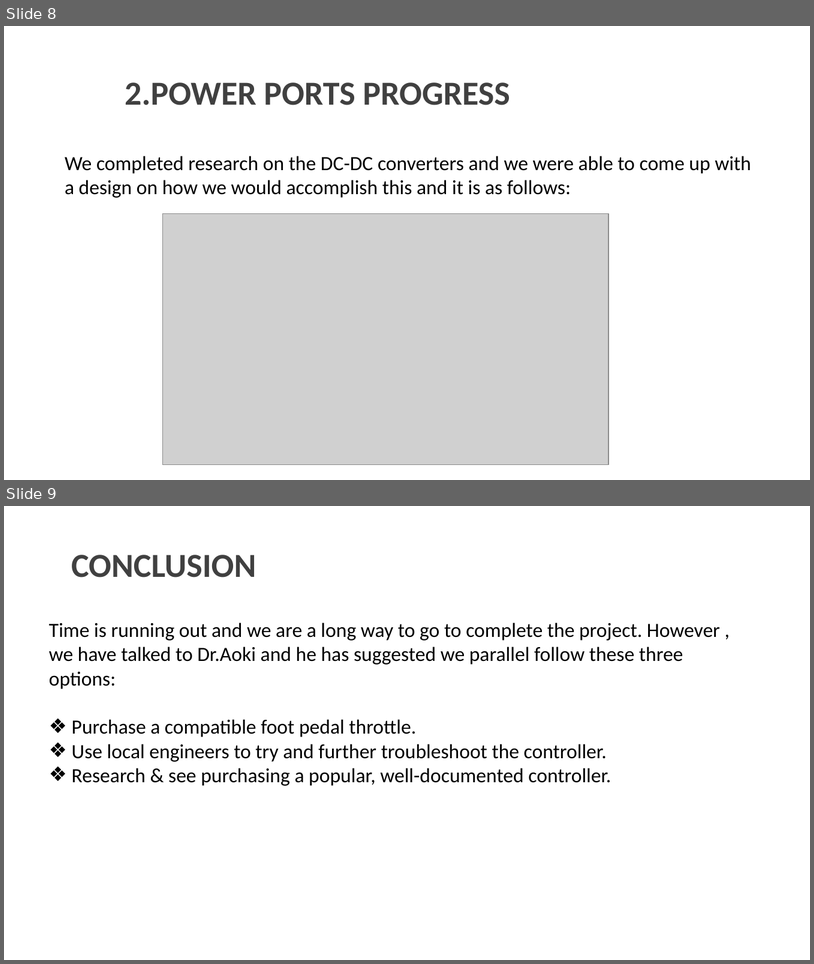
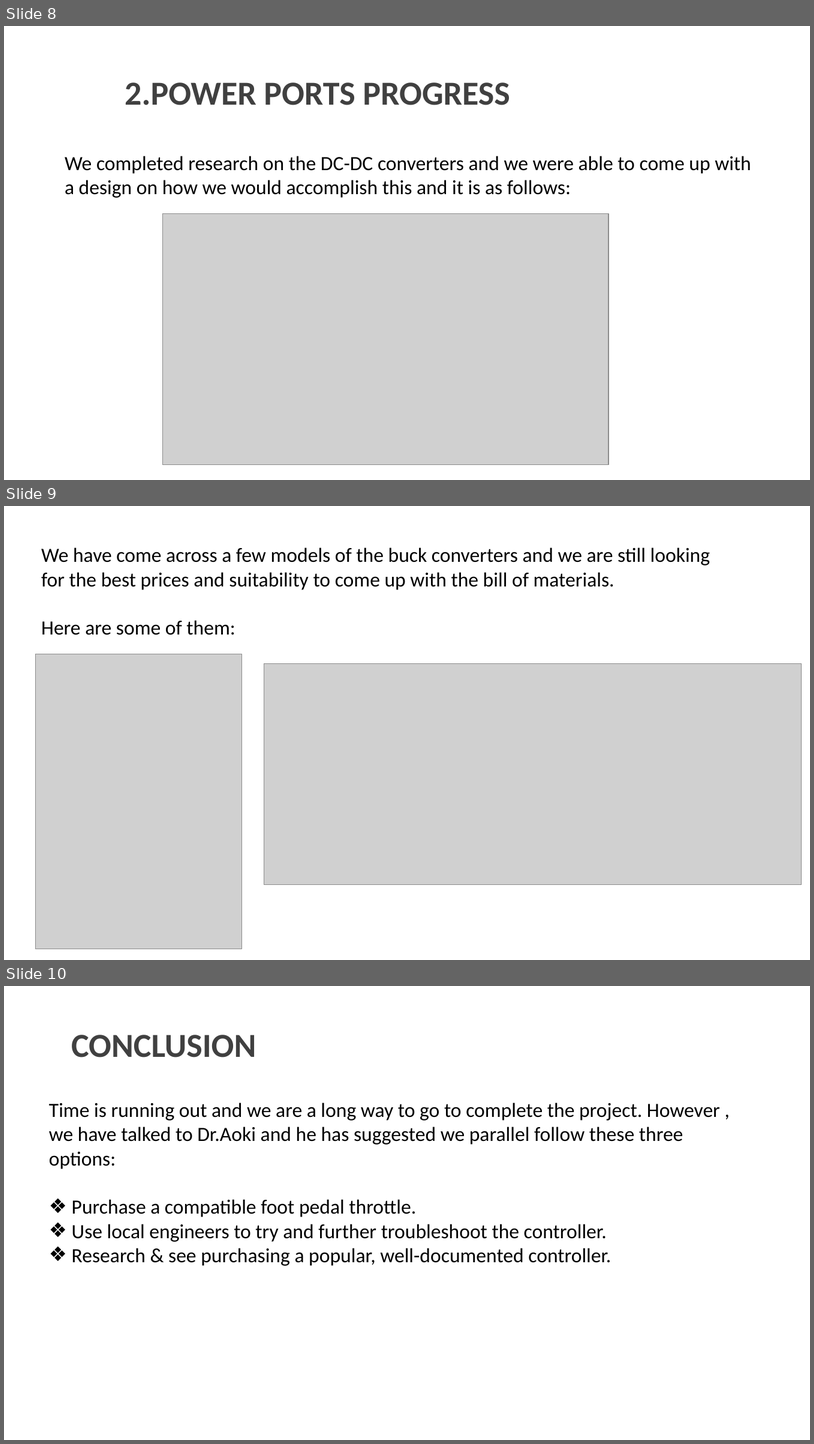
Before and after one commit to Eunice-Orenge/internship2023, a slide deck: electrical/Week 4 Jibebe presentation.pptx. Shown one above the other, each under a label of ours: slides 8 and 9 before the commit, slides 8, 9 and 10 after it. The pictures are 814x964 and 814x1444 pixels, drawn with LibreOffice and Linux fonts; fonts in the diff are those of the drawing; grey boxes stand for pictures; background and template pictures are left out. Boxes give left, top, right and bottom in pixels: in the first picture for what was removed or moved away, otherwise in the second. Text is boxed around its words. In the diff, an @@ line names an element or a change of style, - is before the commit and + after.

Commit message:
Newer version of progress report

```diff
--- a/electrical/Week 4 Jibebe presentation.pptx
+++ b/electrical/Week 4 Jibebe presentation.pptx
@@ slide 9 added at (4, 506, 810, 960), background picture (left out) @@
@@ text added at (41, 547, 710, 635), 24 pt, text #000000 @@
+We have come across a few models of the buck converters and we are still looking for the best prices and suitability to come up with the bill of materials.
+Here are some of them:
@@ picture added at (35, 654, 242, 948) @@
@@ picture added at (264, 663, 802, 884) @@
@@ what was slide 9 is now slide 10 @@
```
